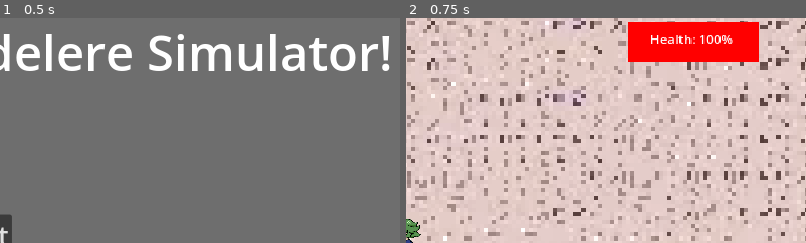
Above: before the commit, frames 1-2 (left to right).
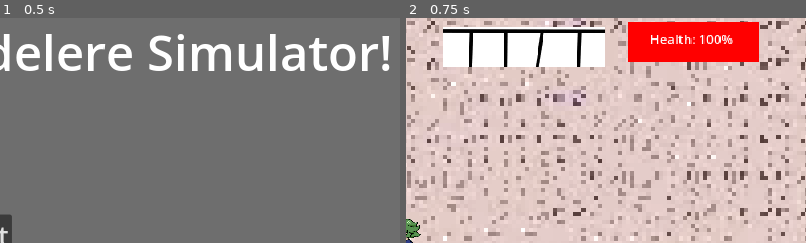
Above: after the commit, the same moments.

Repository: Human-Hummus/humanhummusdotcom
Game: Godot game, scene res://Cutscenes/intro.tscn
The game is run twice, just before and just after one commit, with the same random seed, the same clock (stepped at 60 frames per second) and the same inputs.
Inputs:
- Up to frame 1 (0.5 s): no input
- Up to frame 2 (0.75 s): click "Start" at 0.5 s
The pictures show only the part of the screen within x 50-100%, y 0-50%; the shares and areas given below are measured in that part.

Frame 1 is identical in both runs. In frame 2, 7.2% of the frame differs, in the area x 9-50%, y 4-22%.

Commit message:
got rid of the discord and flow chart links

Diff:
--- a/games/YandolSim/YandelSim_source/charman.gd
+++ b/games/YandolSim/YandelSim_source/charman.gd
@@ -33,6 +33,7 @@
 		get_node("camera/moveleft").show()
 		get_node("camera/moveright").show()
 		get_node("camera/space").text = "click here to interact"
+
 
 
 
@@ -77,10 +78,18 @@
 
 func enable_interact():main.interact = true
 
+
+func render_inventory():
+	var count = 0
+	for i in main.data.inventory:
+		count+=1
+
+
 var animation = null
 var direction = char_images.down
 func _physics_process(delta):
-	get_node("camera/hp").text = "Health: " + str(main.health) + "%"
+	render_inventory()
+	get_node("camera/hp").text = "Health: " + str(main.data.health) + "%"
 	if main.shake_camera:
 		camera.set_offset(Vector2(
 			random.randi()%main.camera_shake_amount-main.camera_shake_amount/2,
--- a/games/YandolSim/YandelSim_source/get_out.tscn
+++ b/games/YandolSim/YandelSim_source/get_out.tscn
@@ -28,7 +28,7 @@
 scale = Vector2(2.99401, 3.0303)
 
 [node name="CollisionShape2D" type="CollisionShape2D" parent="Olin/hitbox"]
-position = Vector2(1079.66, 996.741)
+position = Vector2(1035.67, 897.336)
 shape = SubResource("RectangleShape2D_1xweh")
 
 [node name="outside" type="Area2D" parent="."]
--- a/games/YandolSim/YandelSim_source/main.tscn
+++ b/games/YandolSim/YandelSim_source/main.tscn
@@ -12,6 +12,7 @@
 [ext_resource type="PackedScene" uid="uid://de2x1m6qx2h88" path="res://myrawr.tscn" id="11_ajwuk"]
 [ext_resource type="PackedScene" uid="uid://b23gakx7x1myq" path="res://pe_teacher.tscn" id="12_2ylrw"]
 [ext_resource type="PackedScene" uid="uid://cds8gf2bscm7y" path="res://karisan.tscn" id="12_v3222"]
+[ext_resource type="Texture2D" uid="uid://dstgs0dtnbbp0" path="res://assets/charecter_assets/olin/owolin-fs8.png" id="13_17cwu"]
 
 [sub_resource type="RectangleShape2D" id="RectangleShape2D_wa2lu"]
 size = Vector2(93, 2380)
@@ -115,3 +116,8 @@
 
 [node name="sfx" parent="person" instance=ExtResource("5_scl6x")]
 position = Vector2(-46, 347)
+
+[node name="Olin" type="Sprite2D" parent="."]
+position = Vector2(-1593, -2754)
+scale = Vector2(0.501037, 0.341934)
+texture = ExtResource("13_17cwu")
--- a/games/YandolSim/YandelSim_source/main_script.gd
+++ b/games/YandolSim/YandelSim_source/main_script.gd
@@ -4,7 +4,6 @@
 var is_dead = false
 var can_interact = false
 var is_mobile = false
-var health = 100
 var boss_health = -1
 var myr_collide = null
 var house_go = null
@@ -65,8 +64,8 @@
 		"c_love":0,
 		"misc_action":"",
 		"coffees_drank":0,
-		"grade_points": 1.0,
-		"total_grade_points": 1.0,
+		"grade_points": 5.0,
+		"total_grade_points": 10.0,
 		"met_myr":false,
 		"strength":0.0,
 
@@ -74,6 +73,7 @@
 		"met_c":false,
 		"met_mcglee":false, "mcglee_explained": false,
 		"met_gym":false,
+		"health":100,
 
 		"olin_scene": {
 			"fight": null,
@@ -82,7 +82,9 @@
 			"has_chosen":false,
 			"unscheduled_disection":false,
 			"freedom":false,
-		}
+		},
+
+		"inventory":[]
 	}
 
 var persistant_data = {}
@@ -177,11 +179,11 @@
 			to_talk = "misc"
 			var r = await say("Do you want to take a nap?", ["yes", "no"])
 			if r == 0:
-				health = 100
+				data.health = 100
 				await say("you took a nap; health restored.")
 		elif is_collide(karisan_collide):
 			to_talk="karisan"
-			var r = await say("Hello, sir!", ["Hi", "I farded"])
+			var r = await say("Hello, sir!", ["Hi", "I farded", "asdasdsad", "fart", "poop", "yeet"])
 			if r == 1:
 				await say("OMG; I happen to also have commited a fard.")
 
@@ -210,10 +212,10 @@
 	if resp == 1:
 		if !data.mcglee_explained:
 			data.mcglee_explained = true
-			say("You've got a grade of " + str(get_grade()) + "%. Be careful, if your grade gets too low, you'll drop out, and be poor and sad for the rest of your life. UwU.")
-		else:say("You've got a grade of " + str(get_grade()) + "%.")
+			await say("You've got a grade of " + str(get_grade()) + "%. Be careful, if your grade gets too low, you'll drop out, and be poor and sad for the rest of your life. UwU.")
+		else:await say("You've got a grade of " + str(get_grade()) + "%.")
 	if resp == 2:
-		say("No.")
+		await say("No.")
 func myr_talk():
 	to_talk = "myr"
 	if !data.met_myr:
@@ -284,7 +286,7 @@
 
 func hurt(pain):
 	play_sound("res://assets/cutscenes/oof.mp3")
-	health-=pain
+	data.health-=pain
 
 func olin_talk():
 	print(started)
@@ -300,7 +302,11 @@
 			r = await say("what do you want to do?", ["Punch (" + str(data.strength) + " damage)", "wait"])
 			if r == 0:
 				boss_health-=data.strength
-				await say("you did " + str(data.strength) + " damage (equal to your strength).")
+				print("boss health: " + str(boss_health))
+				if boss_health<=0:
+					await say ("You Win; Owolin is defeated.")
+					get_tree().change_scene_to_file("res://Cutscenes/freedom.tscn")
+				await say("you did " + str(data.strength) + " damage (equal to your strength). He's now at " + str(boss_health) + " health")
 			hurt(owolin_damage)
 			r = await say("OwOlin did " + str(owolin_damage) + " damage.")
 
--- a/games/YandolSim/YandelSim_source/person.tscn
+++ b/games/YandolSim/YandelSim_source/person.tscn
@@ -21,6 +21,7 @@
 [ext_resource type="Texture2D" uid="uid://bu5m7jxntqv0h" path="res://assets/charecter_assets/Player/right_2.png" id="16_b7grr"]
 [ext_resource type="Texture2D" uid="uid://bd7y08anf0g2n" path="res://assets/charecter_assets/Player/right_1.png" id="17_xdrxp"]
 [ext_resource type="Texture2D" uid="uid://f3n62nlt6151" path="res://assets/redbox.png" id="21_xfdo2"]
+[ext_resource type="Texture2D" uid="uid://bxydmhmhxrikd" path="res://assets/hotbar.webp" id="22_73ev1"]
 
 [sub_resource type="SpriteFrames" id="SpriteFrames_owirx"]
 animations = [{
@@ -186,3 +187,37 @@
 offset_right = 445.0
 offset_bottom = -222.0
 text = "HEALTHBAR---"
+
+[node name="Hotbar" type="Sprite2D" parent="."]
+position = Vector2(145, -241)
+texture = ExtResource("22_73ev1")
+
+[node name="b1" type="TextureButton" parent="Hotbar"]
+offset_left = -99.0
+offset_top = -16.0
+offset_right = -70.0
+offset_bottom = 24.0
+
+[node name="b2" type="TextureButton" parent="Hotbar"]
+offset_left = -59.0
+offset_top = -16.0
+offset_right = -30.0
+offset_bottom = 24.0
+
+[node name="b3" type="TextureButton" parent="Hotbar"]
+offset_left = -15.0
+offset_top = -17.0
+offset_right = 14.0
+offset_bottom = 23.0
+
+[node name="b4" type="TextureButton" parent="Hotbar"]
+offset_left = 30.0
+offset_top = -16.0
+offset_right = 59.0
+offset_bottom = 24.0
+
+[node name="b5" type="TextureButton" parent="Hotbar"]
+offset_left = 70.0
+offset_top = -16.0
+offset_right = 99.0
+offset_bottom = 24.0
Binary file added: games/YandolSim/YandelSim_source/assets/hotbar.webp
Not shown, added: games/YandolSim/YandelSim_source/assets/hotbar.webp.import
Not shown: 1 places in games/YandolSim/YandelSim_source/main.tscn that only renumber resources
Not shown: 1 places in games/YandolSim/YandelSim_source/person.tscn that only renumber resources
Not shown, added: assets/hotbar.kra
Not shown, changed: games/YandolSim/info.html
